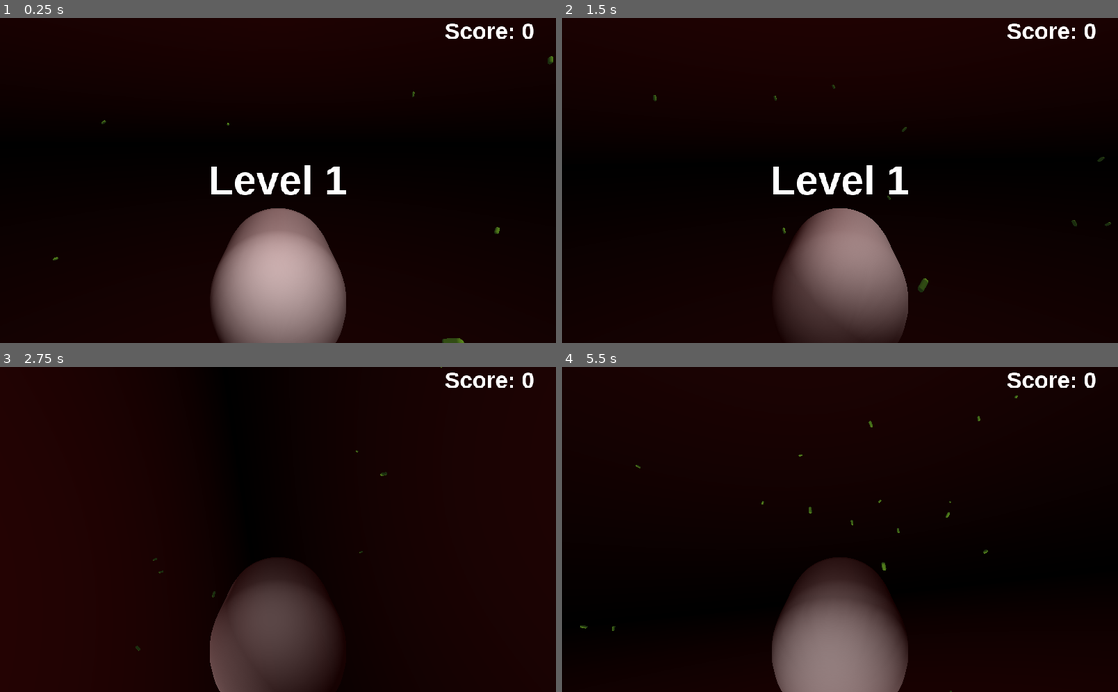
Above: before the commit, frames 1-4 (two rows, left to right).
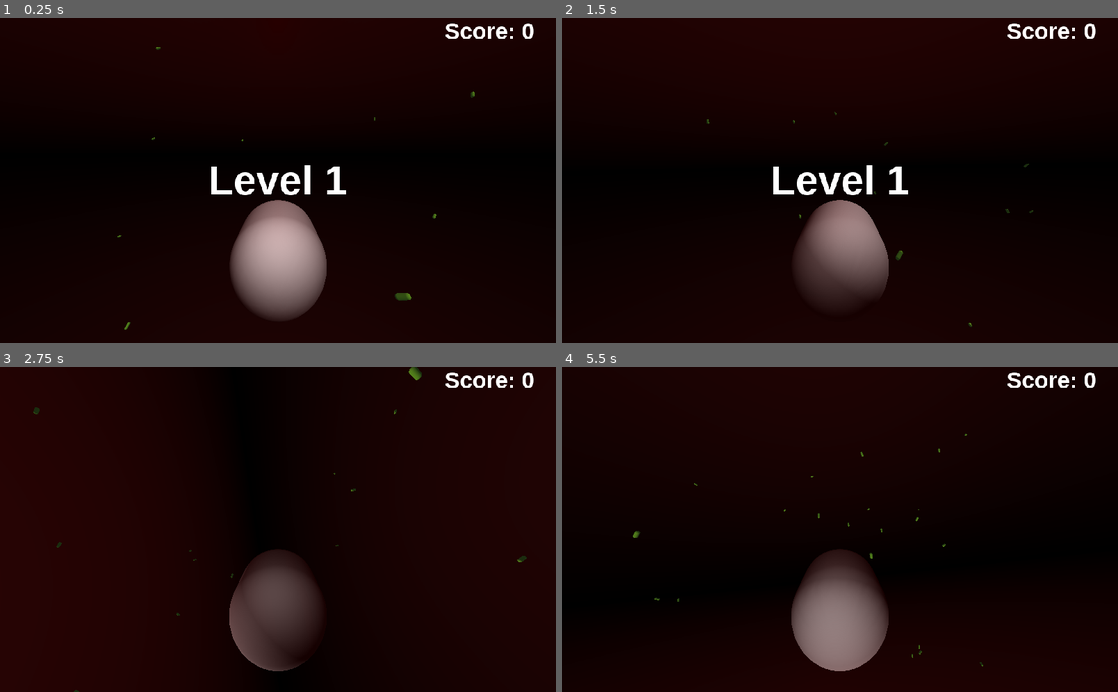
Above: after the commit, the same moments.

Repository: Denendaden/immune-game
Game: Godot game, scene res://Arena.tscn
Two runs of this game, one before a commit and one after it. Both use one fixed random seed, a clock stepped at 60 frames per second and the inputs below.
Inputs:
- Up to frame 1 (0.25 s): no input
- Up to frame 2 (1.5 s): hold Right (move_right) 0.53-1.28 s; hold Space (toggle_movement) 0.53-1.28 s; hold Down (move_down) from 1.28 s (still down); tap Space (toggle_movement) at 1.35 s
- Up to frame 3 (2.75 s): release Down (move_down) at 2.03 s; hold Right (move_right) from 2.03 s (still down); hold Space (toggle_movement) from 2.03 s (still down)
- Up to frame 4 (5.5 s): release Right (move_right) at 2.78 s; release Space (toggle_movement) at 2.78 s; hold Up (move_up) 2.78-3.53 s; tap Space (toggle_movement) at 2.85, 4.35 s; hold Space (toggle_movement) 3.53-4.28 s; hold Left (move_left) 3.53-5.03 s; hold Down (move_down) from 5.03 s (still down); hold Space (toggle_movement) from 5.03 s (still down)

The runs differ from the first frame. In frame 1, 7.0% of the frame differs, in the area x 9-100%, y 8-100%; in frame 2, 6.6%; in frame 3, 4.4%; in frame 4, 4.9%.

Commit message:
Increased FOV

Diff:
--- a/Entities/Player/Macrophage.tscn
+++ b/Entities/Player/Macrophage.tscn
@@ -22,6 +22,7 @@
 
 [node name="Camera" type="Camera" parent="."]
 transform = Transform( 1, 0, 0, 0, 0.98634, 0.164721, 0, -0.164721, 0.98634, 0, 2.26282, 3.7021 )
+fov = 88.9
 
 [node name="OmniLight" type="OmniLight" parent="."]
 transform = Transform( 0.176039, 0.0817557, 0.980982, -0.42121, 0.906963, -6.252e-09, -0.889715, -0.413199, 0.194097, -0.258759, 2.039, 2.29334 )
